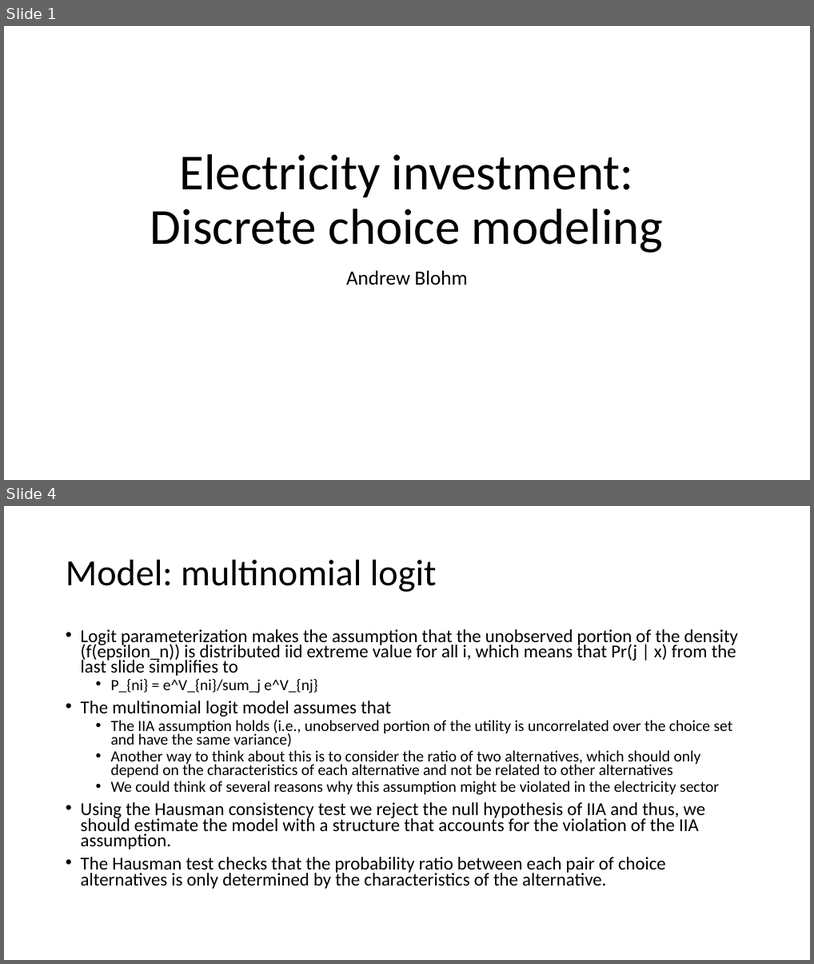
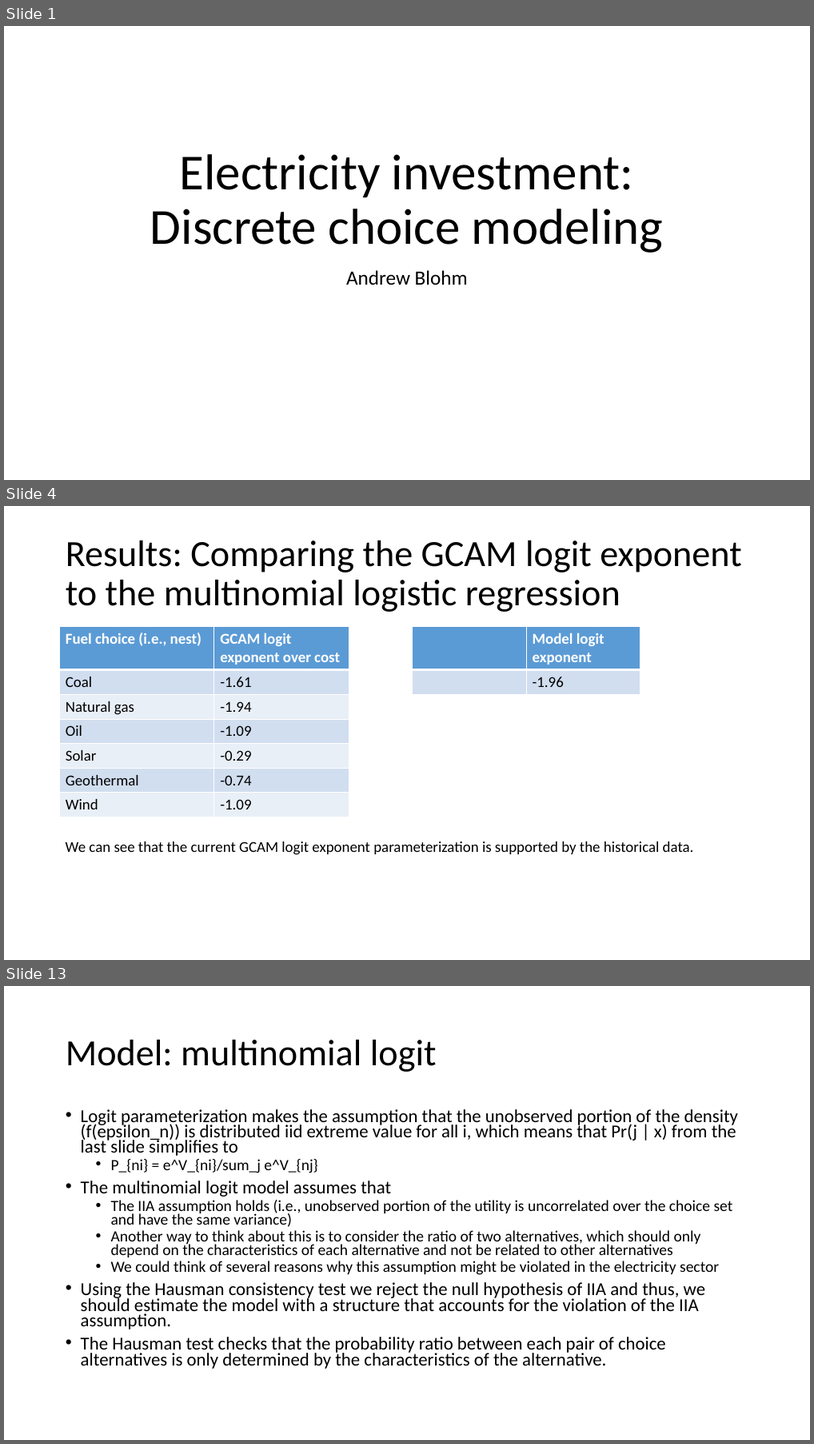
Before and after one commit to andymd26/fuzzy-waffle, a slide deck: doc/Electricity investment.pptx. Shown one above the other, each under a label of ours: slides 1 and 4 before the commit, slides 1, 4 and 13 after it; the slides between them are not shown. The pictures are 814x964 and 814x1444 pixels, drawn with LibreOffice and Linux fonts; fonts in the diff are those of the drawing. Boxes give left, top, right and bottom in pixels: in the first picture for what was removed or moved away, otherwise in the second. Text is boxed around its words. In the diff, an @@ line names an element or a change of style, - is before the commit and + after.

```diff
--- a/doc/Electricity investment.pptx
+++ b/doc/Electricity investment.pptx
@@ slide 4 added at <box>4,506,810,960</box>, background #FFFFFF @@
@@ title added at <box>66,540,742,612</box>, 44 pt, text #000000 @@
+Results: Comparing the GCAM logit exponent to the multinomial logistic regression
@@ table added at <box>60,627,350,816</box>, 7 rows, 2 columns @@
+Fuel choice (i.e., nest) | GCAM logit exponent over cost
+Coal | -1.61
+Natural gas | -1.94
+Oil | -1.09
+Solar | -0.29
+Geothermal | -0.74
+Wind | -1.09
@@ table added at <box>412,627,641,694</box>, 2 rows, 2 columns @@
+ | Model logit exponent
+ | -1.96
@@ text added at <box>66,841,694,855</box>, 18 pt, text #000000 @@
+We can see that the current GCAM logit exponent parameterization is supported by the historical data.
@@ what was slide 4 is now slide 13 @@
```
Also in this commit, not shown: 2 slides changed, 9 other slides added, 2 slides removed, 1 other file.
